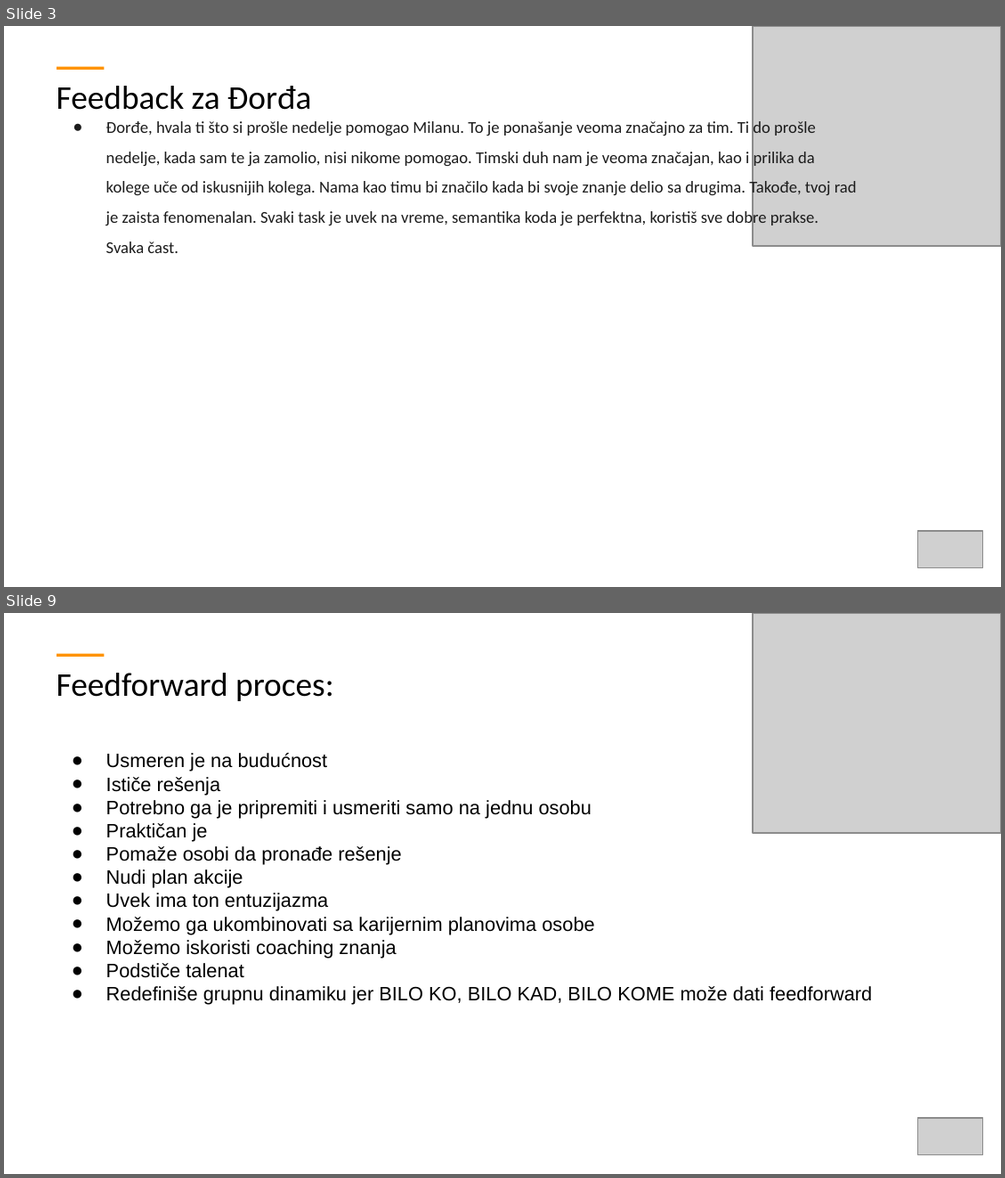
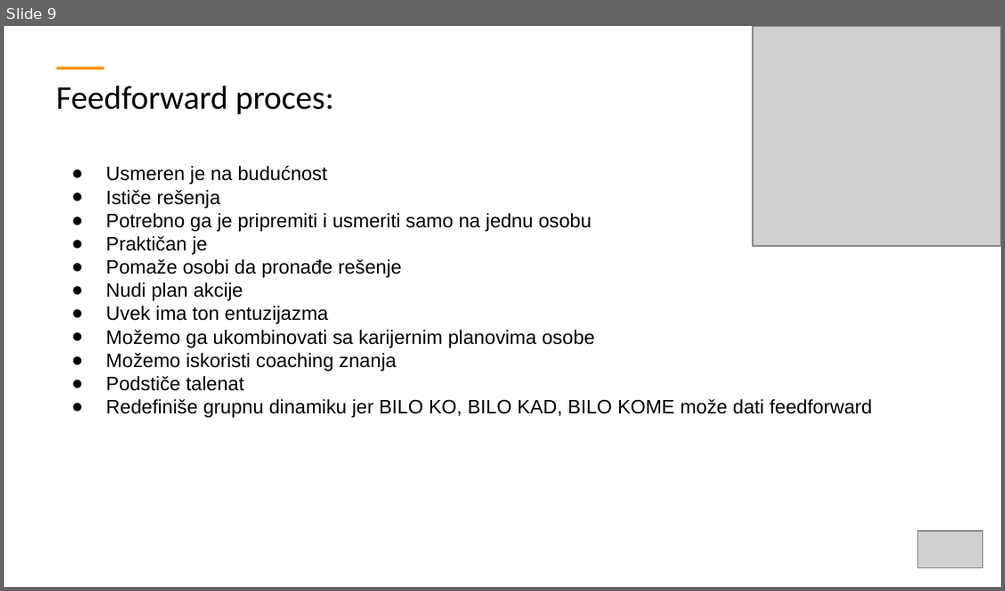
Before and after one commit to ObradovicZ/platformer, a slide deck: TemplateExample - white.pptx. Shown one above the other, each under a label of ours: slides 3 and 9 before the commit, slide 9 after it; the slides between them are not shown. The pictures are 1005x1178 and 1005x591 pixels, drawn with LibreOffice and Linux fonts; fonts in the diff are those of the drawing; grey boxes stand for pictures. Boxes give left, top, right and bottom in pixels: in the first picture for what was removed or moved away, otherwise in the second. Text is boxed around its words. In the diff, an @@ line names an element or a change of style, - is before the commit and + after.

```diff
--- a/TemplateExample - white.pptx
+++ b/TemplateExample - white.pptx
@@ slide 3 removed at (4, 26, 1001, 587), background #FFFFFF; not listed: 1 template element that a slide beside it also shows @@
@@ picture removed at (752, 26, 1001, 245) @@
@@ title removed at (57, 86, 311, 110) @@
-Feedback za Đorđa
@@ text removed at (106, 119, 857, 253) @@
-● Đorđe, hvala ti što si prošle nedelje pomogao Milanu. To je ponašanje veoma značajno za tim. Ti do prošle nedelje, kada sam te ja zamolio, nisi nikome pomogao. Timski duh nam je veoma značajan, kao i prilika da kolege uče od iskusnijih kolega. Nama kao timu bi značilo kada bi svoje znanje delio sa drugima. Takođe, tvoj rad je zaista fenomenalan. Svaki task je uvek na vreme, semantika koda je perfektna, koristiš sve dobre prakse. Svaka čast.
@@ picture removed at (918, 531, 983, 567) @@
```
Also in this commit, not shown: 8 slides added, 7 other slides removed, 1 other file.
